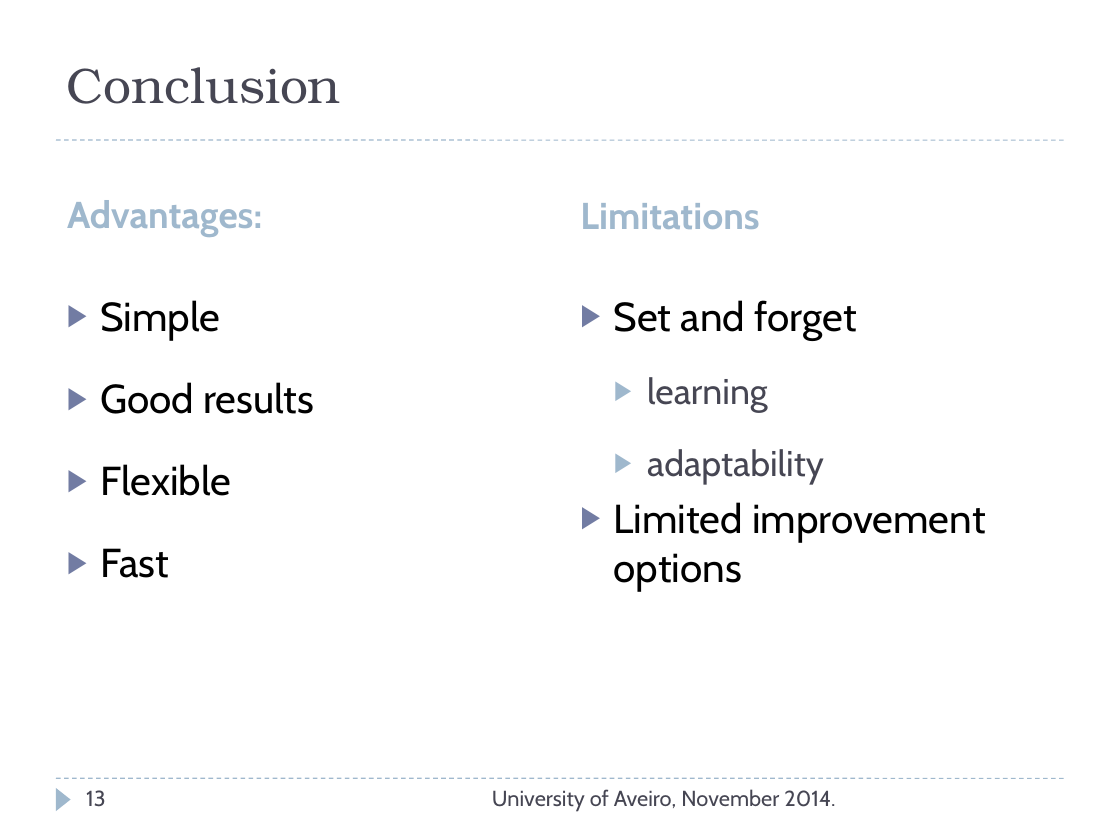
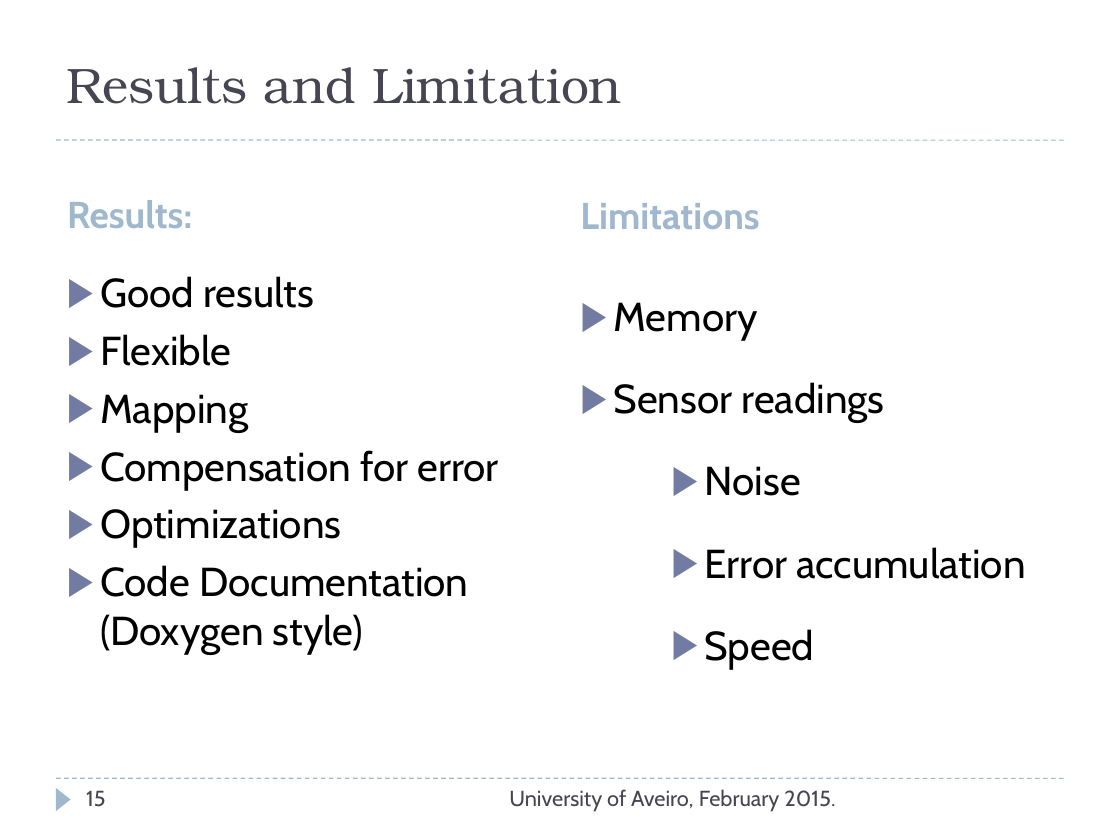
Before and after one commit to TravellerVS/RoboticAgent, a slide deck: slide 15 of Project2/Documentation/Prezentacija.ppt (slide 13 before the commit). Drawn at 1120x840 pixels with LibreOffice and Linux fonts; fonts in the diff are those of the drawing. Boxes give left, top, right and bottom in pixels: in the first picture for what was removed or moved away, otherwise in the second. Text is boxed around its words. In the diff, an @@ line names an element or a change of style, - is before the commit and + after.

```diff
--- a/Project2/Documentation/Prezentacija.ppt
+++ b/Project2/Documentation/Prezentacija.ppt
@@ text at (67, 67, 622, 104): text changed @@
-Conclusion
+Results and Limitation
@@ text at (67, 200, 192, 228): text changed @@
-Advantages:
+Results:
@@ text at (100, 276, 314, 366): line spacing 1.5 to 1 @@
@@ text at (100, 300, 220, 340): paragraph removed @@
-▶ Simple
@@ text at (614, 302, 1025, 669): text changed @@
-▶ Set and forget
-  ▶ learning
-  ▶ adaptability
-▶ Limited improvement options
+▶ Memory
+▶ Sensor readings
+  ▶ Noise
+  ▶ Error accumulation
+  ▶ Speed
@@ text at (100, 394, 498, 654): text changed @@
-▶ Fast
+▶ Mapping
+▶ Compensation for error
+▶ Optimizations
+▶ Code Documentation (Doxygen style)
@@ page number at (86, 790, 105, 807): text changed @@
-13
+15
@@ text at (509, 789, 835, 811): text changed @@
-University of Aveiro, November 2014.
+University of Aveiro, February 2015.
```
Also in this commit, not shown: 5 other slides changed, 9 slides added, 7 slides removed, 1 other file.
